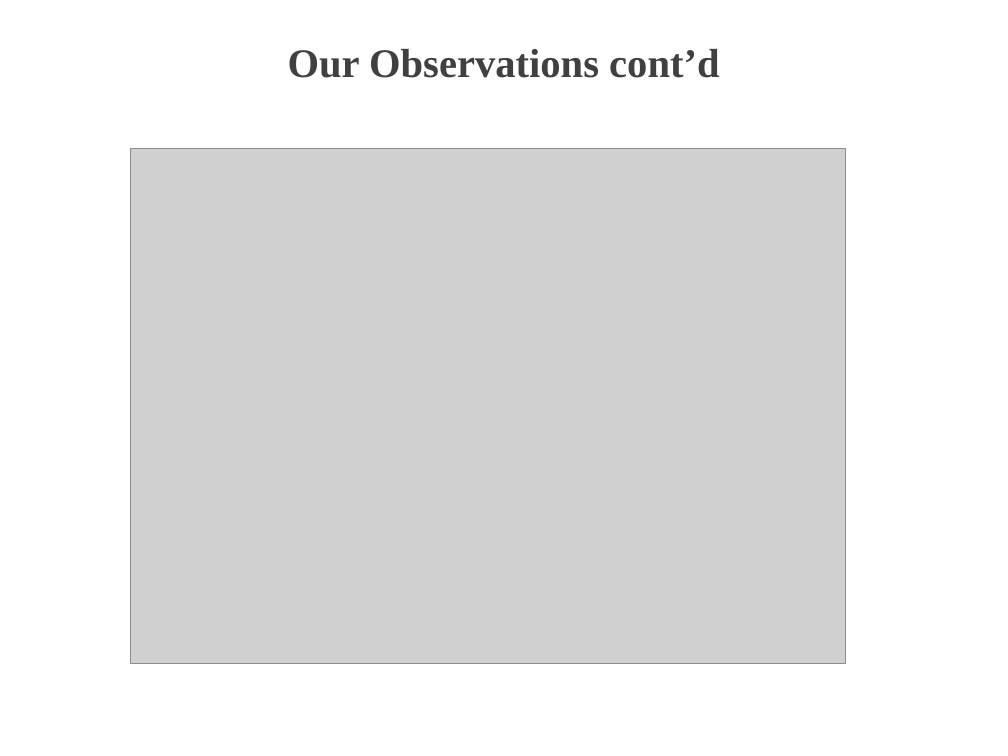
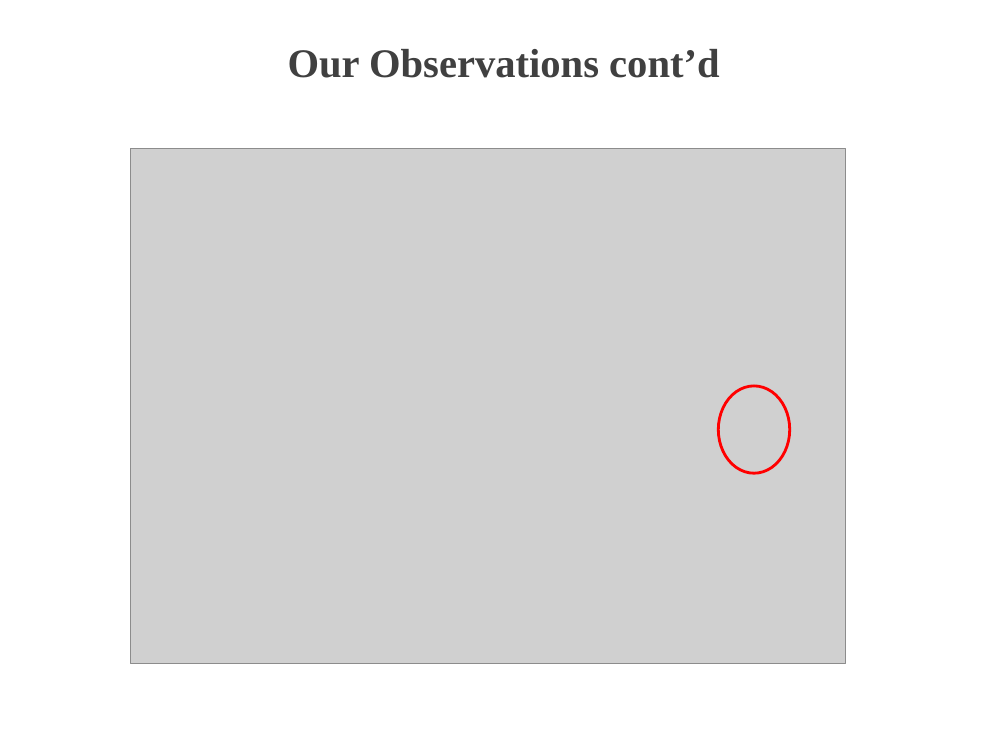
Before and after one commit to TZstatsADS/Spr2017-proj4-team13, a slide deck: slide 11 of doc/presentation.pptx (slide 12 before the commit). Drawn at 1008x756 pixels with LibreOffice and Linux fonts; fonts in the diff are those of the drawing; grey boxes stand for pictures; background and template pictures are left out. Boxes give left, top, right and bottom in pixels: in the first picture for what was removed or moved away, otherwise in the second. Text is boxed around its words. In the diff, an @@ line names an element or a change of style, - is before the commit and + after.

```diff
--- a/doc/presentation.pptx
+++ b/doc/presentation.pptx
@@ ellipse added at <box>719,386,790,474</box>, outline #FF0000 2 pt @@
```
Also in this commit, not shown: 2 other slides changed, 1 slide added.
